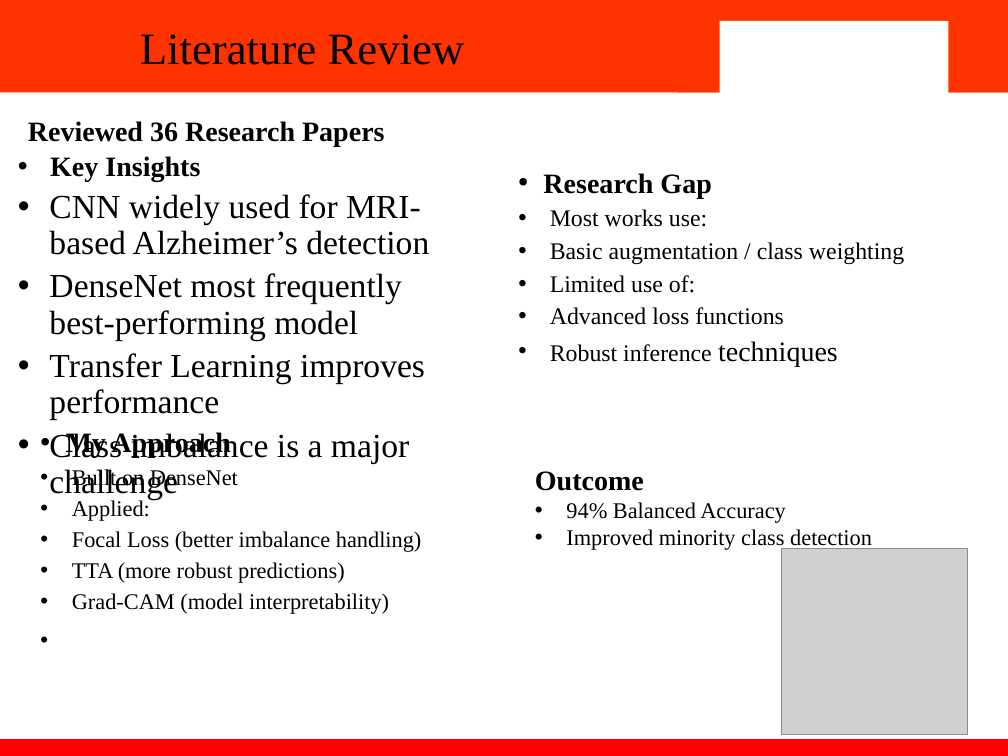
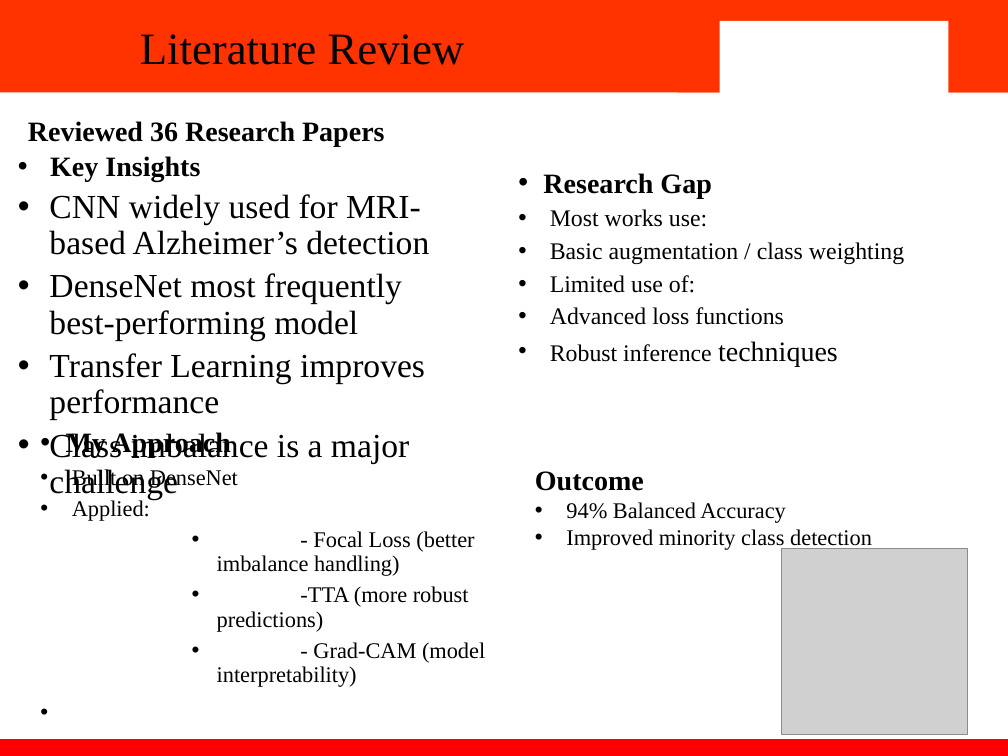
Before and after one commit to Aastha204/Comparison-between-Deep-Learning-Models-for-Early-Detection-of-Alzheimer-s-Disease-2210991129-, a slide deck: slide 7 of Report And PPT/Aastha_2210991129_PPT.pptx (slide 9 before the commit). Drawn at 1008x756 pixels with LibreOffice and Linux fonts; fonts in the diff are those of the drawing; grey boxes stand for pictures; background and template pictures are left out. Boxes give left, top, right and bottom in pixels: in the first picture for what was removed or moved away, otherwise in the second. Text is boxed around its words. In the diff, an @@ line names an element or a change of style, - is before the commit and + after.

```diff
--- a/Report And PPT/Aastha_2210991129_PPT.pptx
+++ b/Report And PPT/Aastha_2210991129_PPT.pptx
@@ text at bbox=[217, 531, 485, 687]: text changed @@
-    • Focal Loss (better imbalance handling)
-    • TTA (more robust predictions)
-    • Grad-CAM (model interpretability)
+      • - Focal Loss (better imbalance handling)
+      • -TTA (more robust predictions)
+      • - Grad-CAM (model interpretability)
```
Also in this commit, not shown: 5 other slides changed, 1 other file.
